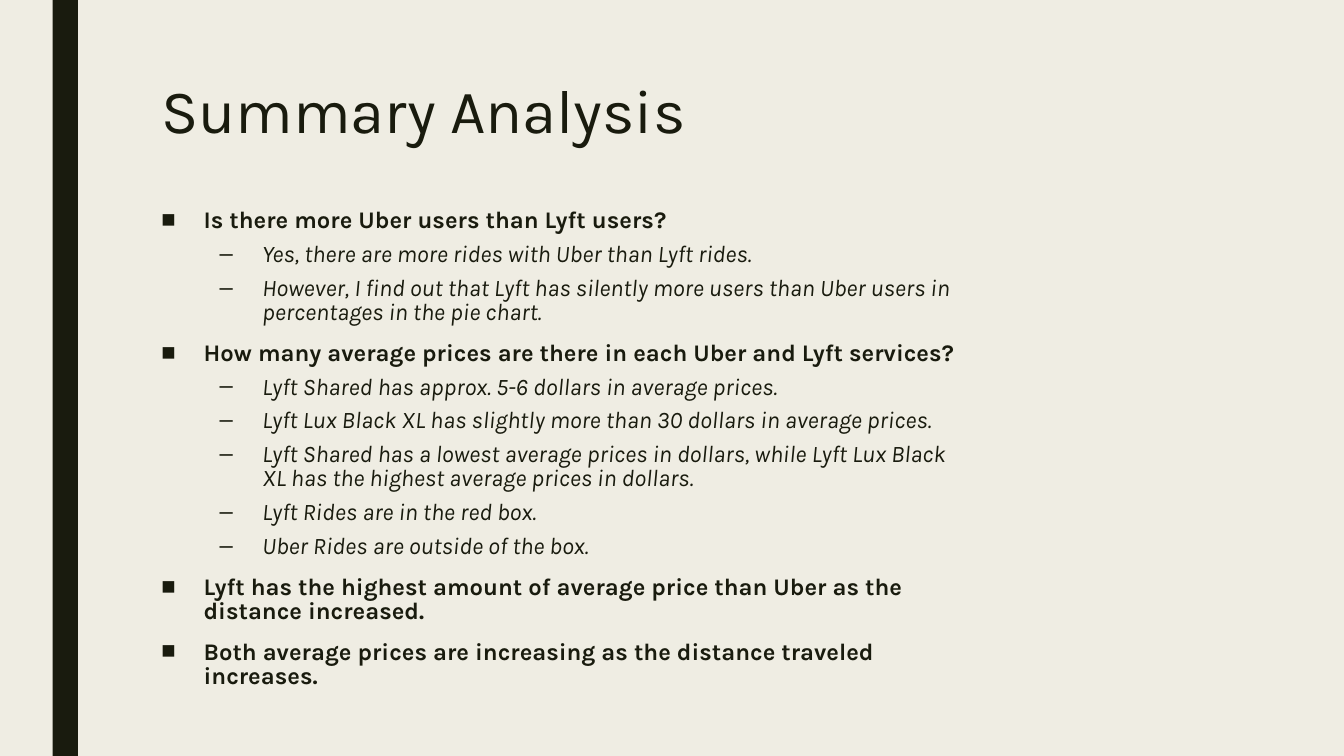
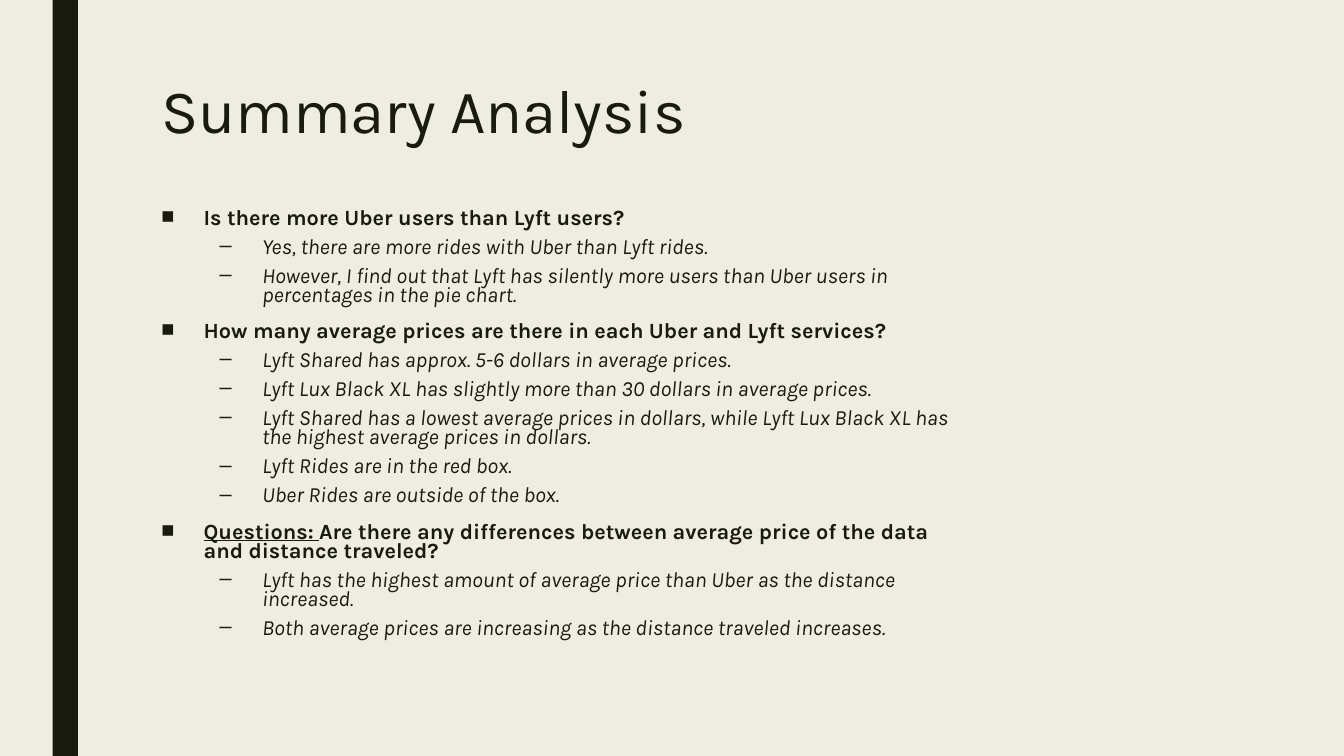
Before and after one commit to erikayi/Project_1, a slide deck: slide 9 of Uber_vs_Lyft_cab_prices_final.pptx. Drawn at 1344x756 pixels with LibreOffice and Linux fonts; fonts in the diff are those of the drawing. Boxes give left, top, right and bottom in pixels: in the first picture for what was removed or moved away, otherwise in the second. Text is boxed around its words. In the diff, an @@ line names an element or a change of style, - is before the commit and + after.

```diff
--- a/Uber_vs_Lyft_cab_prices_final.pptx
+++ b/Uber_vs_Lyft_cab_prices_final.pptx
@@ text at box(204, 210, 948, 641): size 17 to 15.5 pt in "Is there more Uber users than Lyft ...", "Yes, there are more rides with Uber ...", "However, I find out that Lyft has ...", "How many average prices are there in ..." and 7 more places; bold off, italic on in "Lyft has the highest amount of average ...", "Both average prices are increasing as the ..."; line spacing 0.84 to 0.74; bullet ■ to –; list level 1 to 2 in "Lyft has the highest amount ..."; list level 1 to 2 in "Both average prices are increasing ..." @@
@@ text at box(204, 523, 928, 559): paragraph added @@
+■ Questions: Are there any differences between average price of the data and distance traveled?
```
Also in this commit, not shown: 1 other slide changed, 1 slide added, 1 other file.
